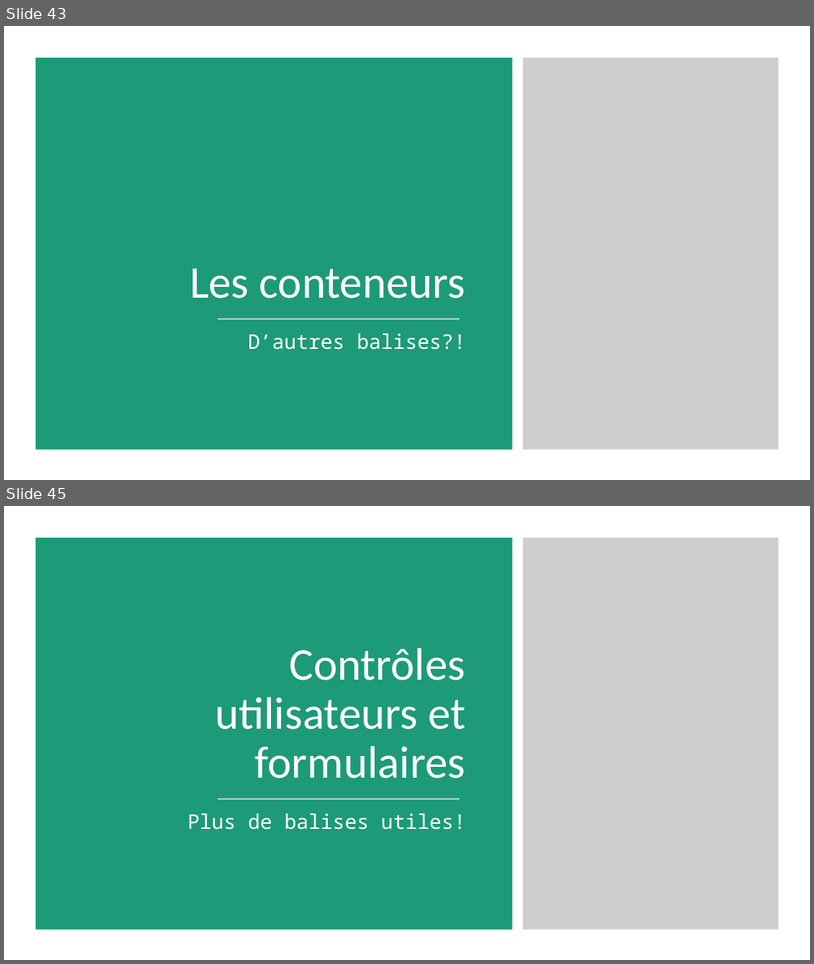
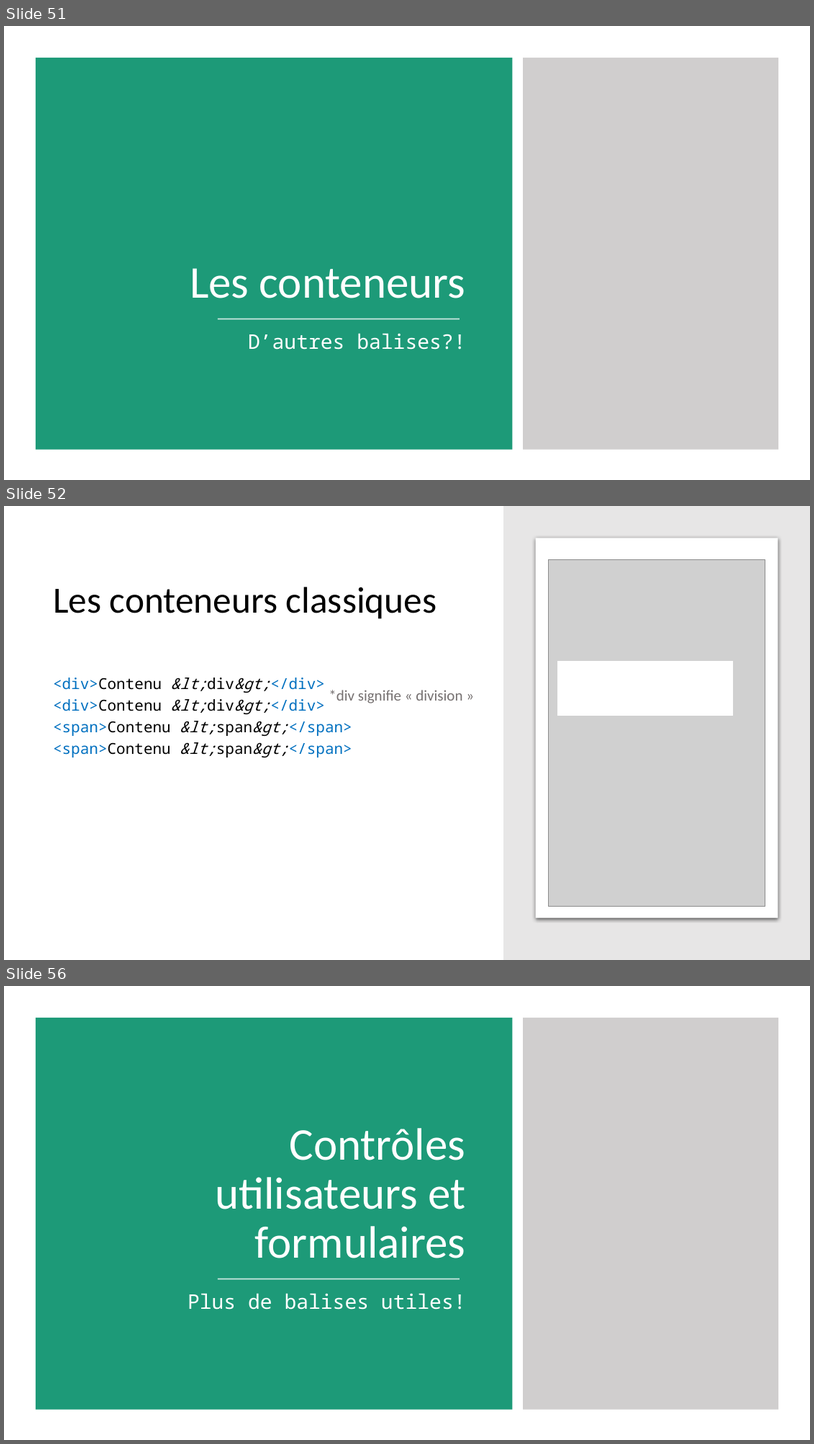
Before and after one commit to fragmatyc/SAAQ, a slide deck: HTML/1. Présentation/Cours HTML - v1.0.pptx. Shown one above the other, each under a label of ours: slides 43 and 45 before the commit, slides 51, 52 and 56 after it; the slides between them are not shown. The pictures are 814x964 and 814x1444 pixels, drawn with LibreOffice and Linux fonts; fonts in the diff are those of the drawing; grey boxes stand for pictures. Boxes give left, top, right and bottom in pixels: in the first picture for what was removed or moved away, otherwise in the second. Text is boxed around its words. In the diff, an @@ line names an element or a change of style, - is before the commit and + after.

```diff
--- a/HTML/1. Présentation/Cours HTML - v1.0.pptx
+++ b/HTML/1. Présentation/Cours HTML - v1.0.pptx
@@ slide 52 added at (x1=4, y1=506, x2=810, y2=960), background #FFFFFF @@
@@ rectangle added at (x1=504, y1=506, x2=810, y2=960), fill #E7E6E6 @@
@@ rounded rectangle added at (x1=536, y1=538, x2=778, y2=918), fill #FFFFFF @@
@@ picture added at (x1=549, y1=560, x2=766, y2=906) @@
@@ title added at (x1=53, y1=587, x2=437, y2=619), 44 pt, text #000000 @@
+Les conteneurs classiques
@@ text added at (x1=53, y1=677, x2=352, y2=757), 18 pt, text #000000 @@
+<div>Contenu &lt;div&gt;</div>
+<div>Contenu &lt;div&gt;</div>
+<span>Contenu &lt;span&gt;</span>
+<span>Contenu &lt;span&gt;</span>
@@ rectangle added at (x1=558, y1=661, x2=733, y2=715), fill #FFFFFF, outline #FFFFFF 1 pt @@
@@ text added at (x1=329, y1=690, x2=463, y2=703), 18 pt, text #767171 @@
+*div signifie « division »
@@ what was slide 43 is now slide 51 @@
@@ what was slide 45 is now slide 56 @@
```
Also in this commit, not shown: 2 slides changed, 32 other slides added, 2 slides removed.
